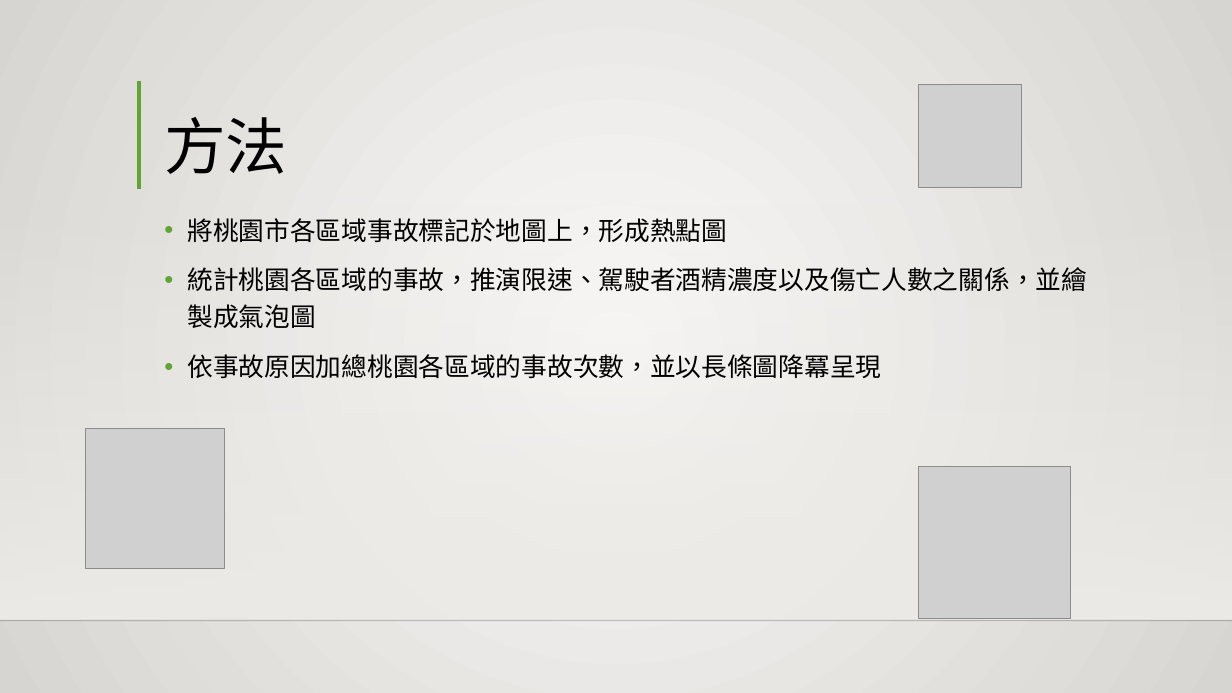
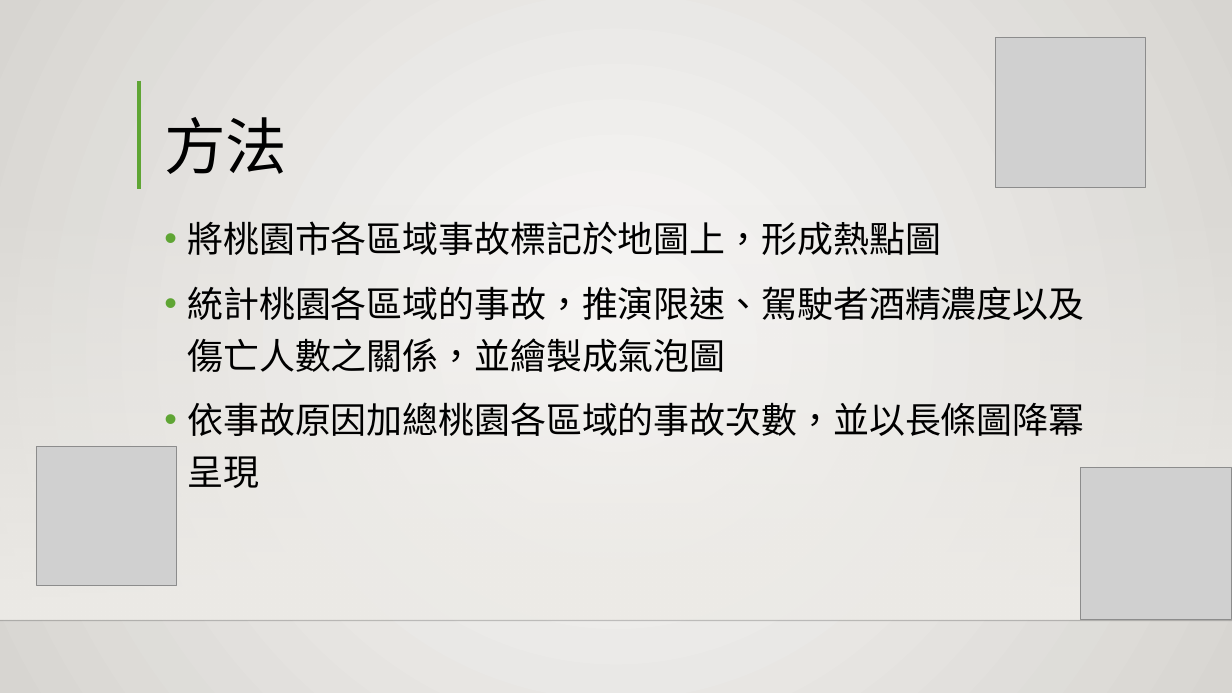
Before and after one commit to Larry850806/hackathon, a slide deck: slide 4 of 桃園市交通事故地圖.pptx. Drawn at 1232x693 pixels with LibreOffice and Linux fonts; fonts in the diff are those of the drawing; grey boxes stand for pictures; background and template pictures are left out. Boxes give left, top, right and bottom in pixels: in the first picture for what was removed or moved away, otherwise in the second. Text is boxed around its words. In the diff, an @@ line names an element or a change of style, - is before the commit and + after.

```diff
--- a/桃園市交通事故地圖.pptx
+++ b/桃園市交通事故地圖.pptx
@@ picture: place and size @@
-picture at [919, 85, 1021, 188]
+picture at [996, 38, 1146, 188]
@@ text "將桃園市各區域事故標記於地圖上，形成熱點圖" at [187, 221, 1084, 488]: size 20 to 28 pt @@
@@ picture: place and size @@
-picture at [85, 429, 225, 568]
+picture at [37, 446, 177, 586]
@@ picture: place and size @@
-picture at [919, 467, 1070, 618]
+picture at [1080, 468, 1232, 619]
```
Also in this commit, not shown: 4 other slides changed.
